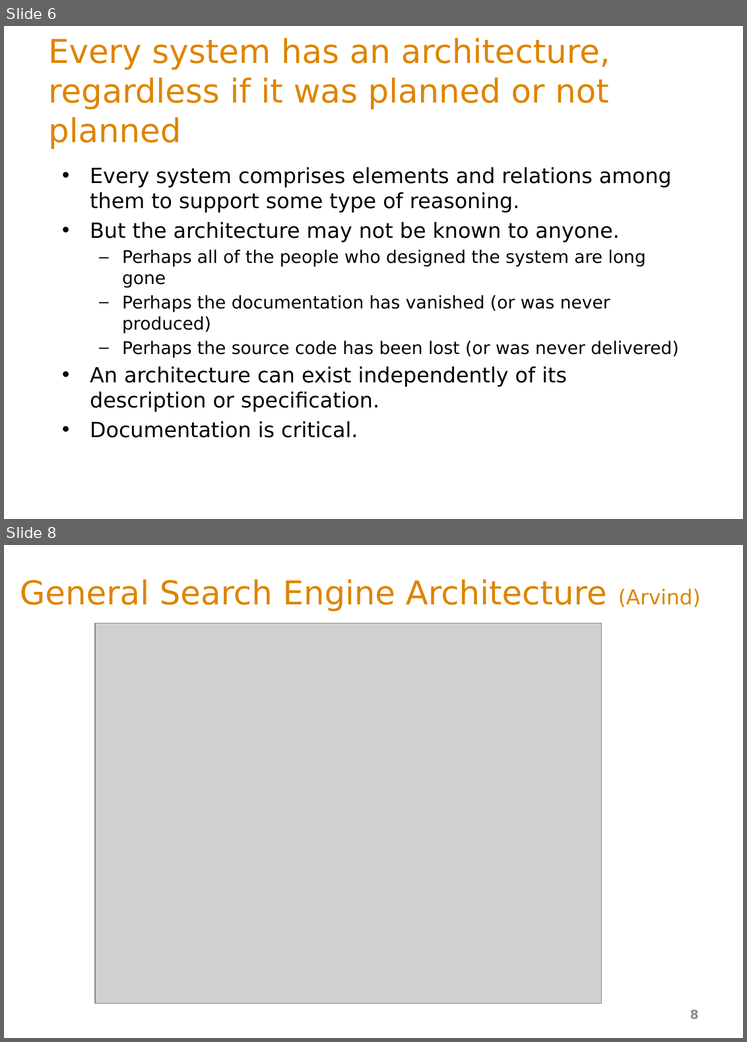
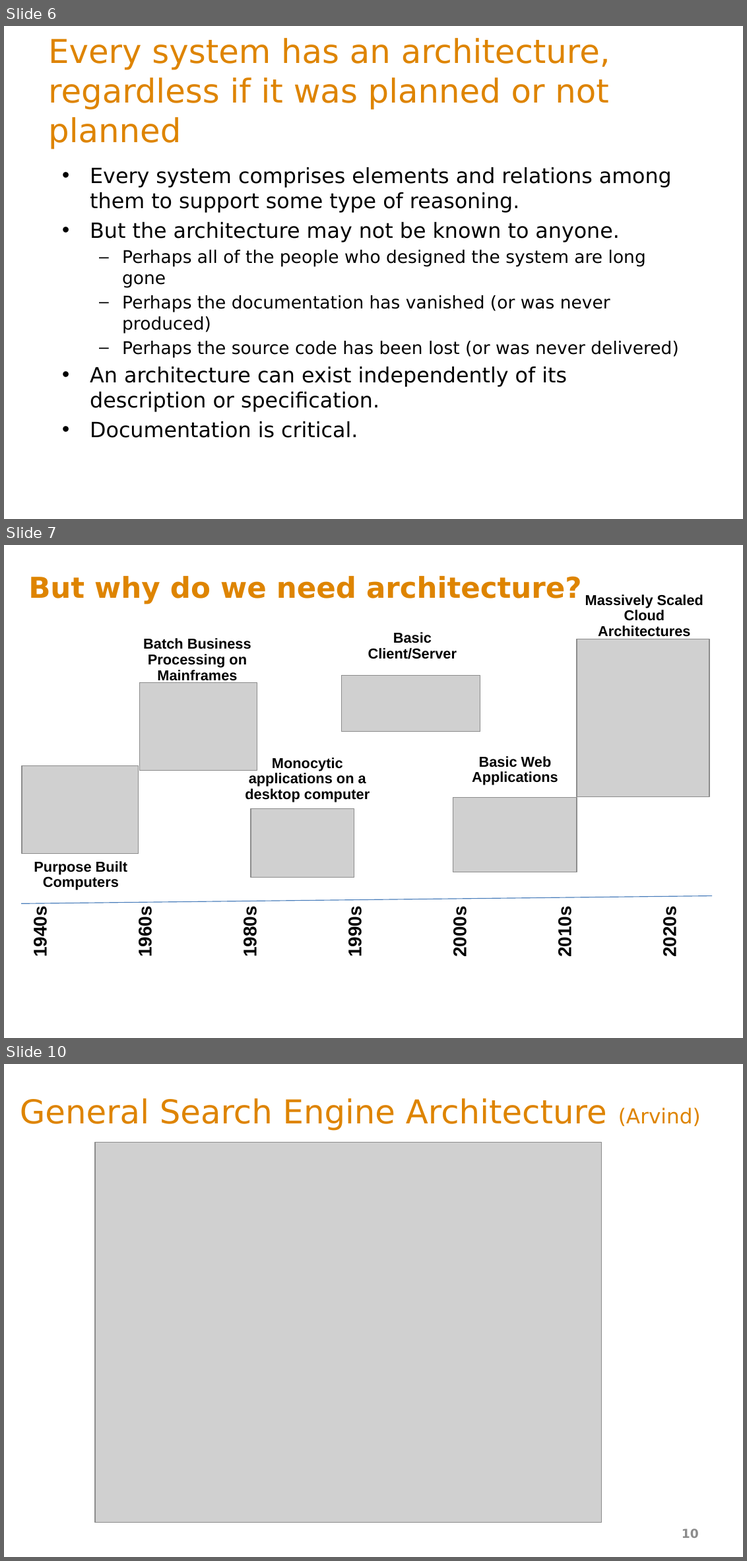
Before and after one commit to ArchitectingSoftware/SE577-SoftwareArchitecture, a slide deck: lectures/_L1a Intro to SW Architecture.pptx. Shown one above the other, each under a label of ours: slides 6 and 8 before the commit, slides 6, 7 and 10 after it; the slides between them are not shown. The pictures are 747x1042 and 747x1561 pixels, drawn with LibreOffice and Linux fonts; fonts in the diff are those of the drawing; grey boxes stand for pictures. Boxes give left, top, right and bottom in pixels: in the first picture for what was removed or moved away, otherwise in the second. Text is boxed around its words. In the diff, an @@ line names an element or a change of style, - is before the commit and + after.

```diff
--- a/lectures/_L1a Intro to SW Architecture.pptx
+++ b/lectures/_L1a Intro to SW Architecture.pptx
@@ slide 7 added at <box>4,545,743,1038</box>, background #FFFFFF @@
@@ title added at <box>28,576,582,604</box>, 28 pt, text #DE8400, bold @@
+But why do we need architecture?
@@ text added at <box>585,595,704,637</box>, 14 pt, text #000000, bold @@
+Massively Scaled
+Cloud Architectures
@@ text added at <box>143,638,252,683</box>, 14 pt, text #000000, bold @@
+Batch Business Processing on Mainframes
@@ text added at <box>368,632,457,659</box>, 14 pt, text #000000, bold @@
+Basic Client/Server
@@ picture added at <box>577,639,710,797</box> @@
@@ picture added at <box>140,682,257,771</box> @@
@@ picture added at <box>342,675,480,731</box> @@
@@ text added at <box>245,758,370,802</box>, 14 pt, text #000000, bold @@
+Monocytic applications on a desktop computer
@@ text added at <box>472,756,558,785</box>, 14 pt, text #000000, bold @@
+Basic Web Applications
@@ picture added at <box>22,766,139,854</box> @@
@@ picture added at <box>453,798,577,872</box> @@
@@ picture added at <box>251,809,354,878</box> @@
@@ text added at <box>34,861,127,890</box>, 14 pt, text #000000, bold @@
+Purpose Built Computers
@@ line added from (21, 903) to (712, 895), #4B7EBC 0.75 pt @@
@@ text added at <box>30,911,50,956</box>, 18 pt, text #000000, bold @@
+1940s
@@ text added at <box>135,911,155,956</box>, 18 pt, text #000000, bold @@
+1960s
@@ text added at <box>240,911,260,956</box>, 18 pt, text #000000, bold @@
+1980s
@@ text added at <box>345,911,365,956</box>, 18 pt, text #000000, bold @@
+1990s
@@ text added at <box>450,911,470,956</box>, 18 pt, text #000000, bold @@
+2000s
@@ text added at <box>554,911,575,956</box>, 18 pt, text #000000, bold @@
+2010s
@@ text added at <box>659,911,680,956</box>, 18 pt, text #000000, bold @@
+2020s
@@ what was slide 8 is now slide 10 @@
@@ page number at <box>682,1529,699,1538</box>: text changed @@
-8
+10
```
Also in this commit, not shown: 2 other slides added, 1 slide removed, 6 other files.
